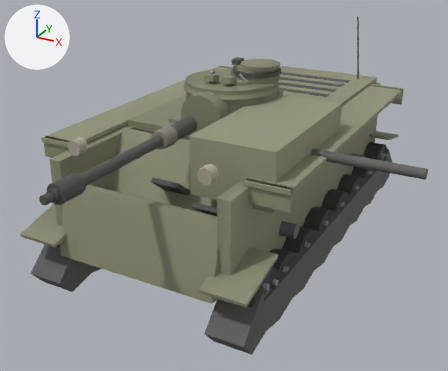
An edit to the glTF model client/assets/models/m3lee.glb, drawn before and after from the same camera.
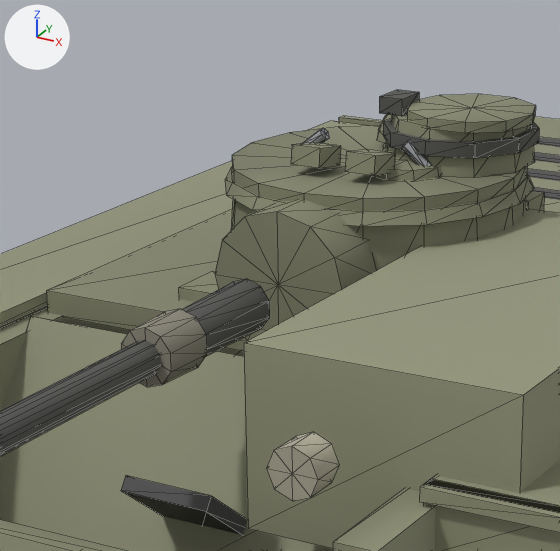
The first picture shows the older version from a 50 mm camera at (4.46, -8.83, 5.17) aimed at (0.19, -1.07, 1.29). The close-ups show the older and then the newer version on the part from 25% to 64% of the width and 8% to 54% of the height of that picture. Only the edits that show in the close-ups are written down. Arrows for +X, +Y and +Z are at upper left; the lights stay in place. The close-ups show mesh edges as thin lines. Where no turn or scale is listed for an object, it has been applied to the vertices. Vertices at exactly the same position are counted once.

Names of what the first close-up shows: 'barrel', 'glacis', 'hullSide', 'hullTop', 'lowerPlate', 'mantlet', 'turretFront', 'turretRoof', 'turretSide' and 1 more.
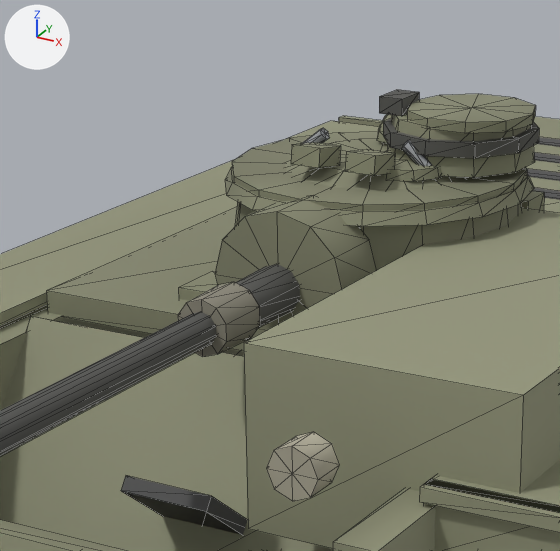
What differs and where, as boxes (x1, y1, x2, y2) in the close-ups (560 x 551 px; the box of a moved part takes in the faces that stretch with it):
```json
{"object": "barrel", "change": "moved", "before": [0, 279, 270, 456], "after": [0, 264, 300, 456]}
{"part": 1, "of": "me_mesh_25", "change": "moved or reshaped", "before": [232, 126, 527, 211], "after": [232, 132, 527, 211]}
{"part": 2, "of": "me_mesh_25", "change": "added", "after": [285, 139, 462, 190]}
```

Scene script edits in JSON lines:
```json
{"block": "me_mesh_25", "where": "# used by ob_turretroof; location = (0.0, -0.5, 2.16)"}
{"op": "remove", "block": "me_mesh_25", "code": "me_mesh_25.from_pydata(...)  # 217 vertices, 380 faces; spans x -0.712..0.717, y -0.712..0.712, z 0.56..0.96"}
{"op": "add", "block": "me_mesh_25", "code": "me_mesh_25.from_pydata(...)  # 253 vertices, 444 faces; spans x -0.712..0.717, y -0.712..0.712, z 0.539..0.96"}
{"block": "me_mesh_25", "change": "me_mesh_25 part 1: the loose piece of 36 vertices spanning x -0.712..0.712, y -0.712..0.712, z 0.56..0.66 is scaled about its middle by (1, 1, 0.8), then moved by (0.0, 0.0, -0.02)"}
{"block": "me_mesh_25", "change": "me_mesh_25 part 2: a new loose piece of 36 vertices spanning x -0.66..0.66, y -0.66..0.66, z 0.539..0.682, in mat_turretroof_mat"}
{"op": "set", "path": "ob_barrel.location", "old": "(0.0, -1.75, 2.435)", "new": "(0.0, -1.33, 2.435)"}
```
